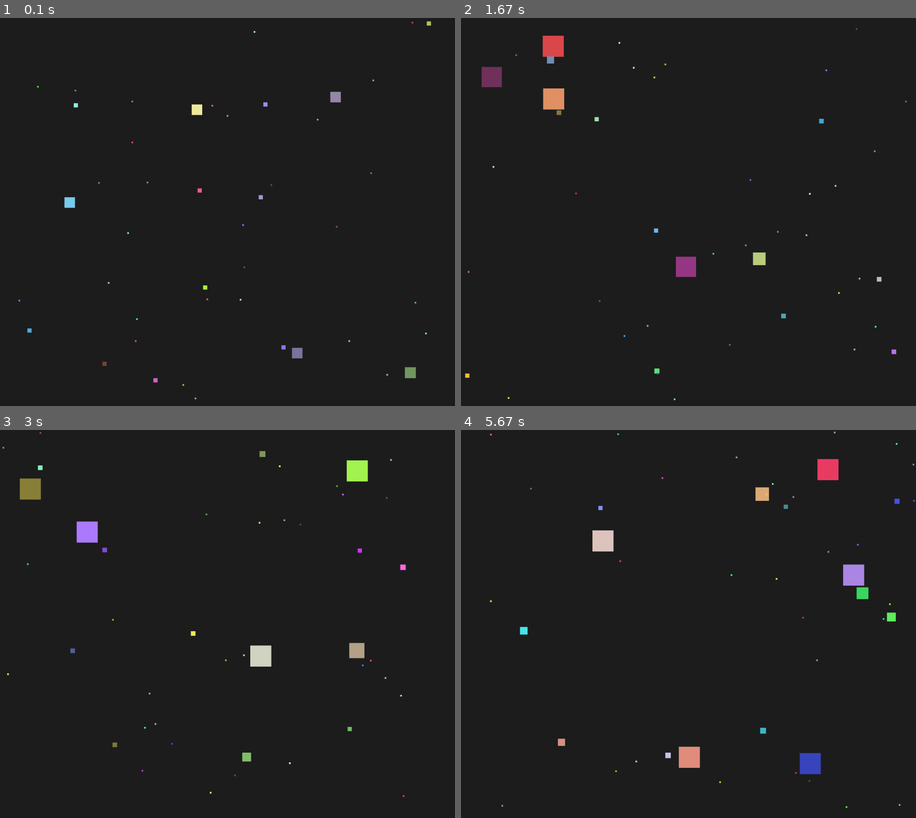
Above: before the commit, frames 1-4 (two rows, left to right).
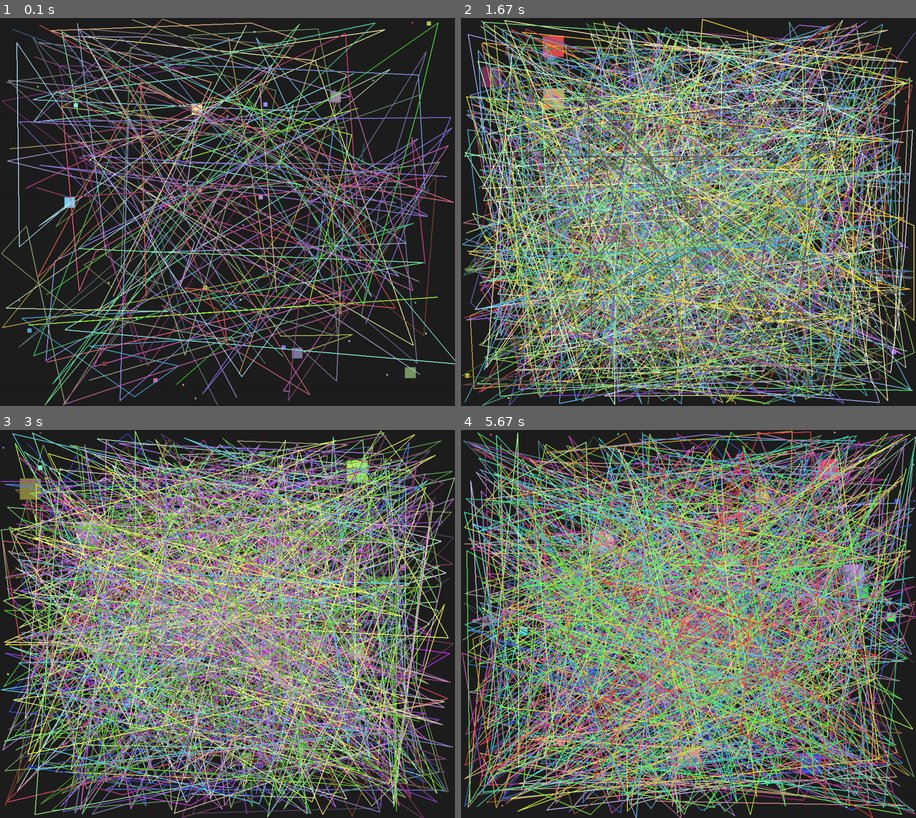
Above: after the commit, the same moments.

Repository: luc11Mhe/lab8-pygame
Game: pygame game, started from main.py
The game is run twice, just before and just after one commit, with the same random seed, the same clock (stepped at 60 frames per second) and the same inputs.
Inputs:
- Up to frame 1 (0.1 s): no input
- Up to frame 2 (1.67 s): no input
- Up to frame 3 (3 s): no input
- Up to frame 4 (5.67 s): no input

The runs differ from the first frame. In frame 1, 28% of the frame differs, in the area x 0-100%, y 0-100%; in frame 2, 72%; in frame 3, 70%; in frame 4, 73%.

Commit message:
exam: q7 - trails

Diff:
--- a/main.py
+++ b/main.py
@@ -12,6 +12,8 @@
 WIDTH: int = 1080
 HEIGHT: int = 920
 
+TRAILS_LENGTH: int = 30
+
 screen: pygame.Surface = pygame.display.set_mode((WIDTH, HEIGHT))
 pygame.display.set_caption("Moving Squares")
 
@@ -21,6 +23,7 @@
 class Square:
     def __init__(self) -> None:
         self.reset()
+        self.trail: List[Tuple[float, float]] = []
 
     def move(self, dt: float) -> None:
 
@@ -70,6 +73,11 @@
         elif self.y > HEIGHT:
             self.y = 0
 
+        self.trail.append((self.x + self.size/2, self.y + self.size/2))
+
+        if len(self.trail) > TRAILS_LENGTH:
+         self.trail.pop(0)
+
     def check_collision(self, other: "Square") -> bool:
         rect1 = pygame.Rect(self.x, self.y, self.size, self.size)
         rect2 = pygame.Rect(other.x, other.y, other.size, other.size)
@@ -167,6 +175,11 @@
     def draw(self, surface: pygame.Surface) -> None:
         pygame.draw.rect(surface, self.color, (self.x, self.y, self.size, self.size))
 
+        #
+        for i in range(1, len(self.trail)):
+         pygame.draw.line( surface, self.color, self.trail[i - 1], self.trail[i], 2)
+
+
 
 squares: List[Square] = []
 
Not shown, changed: MY_EXAM.md
